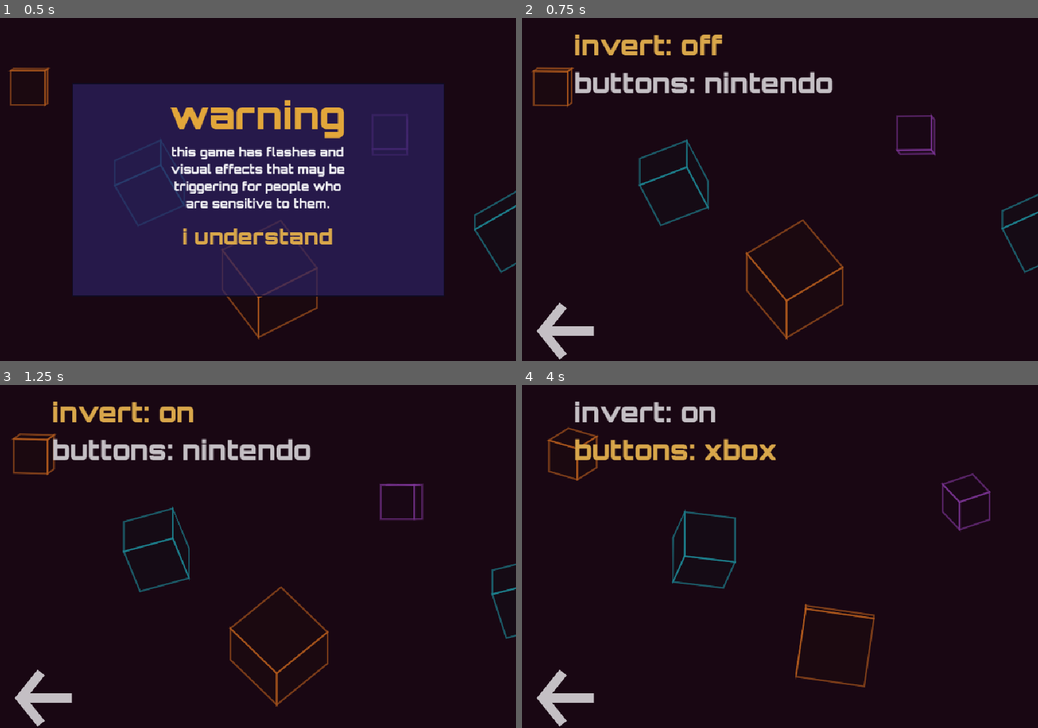
Above: before the commit, frames 1-4 (two rows, left to right).
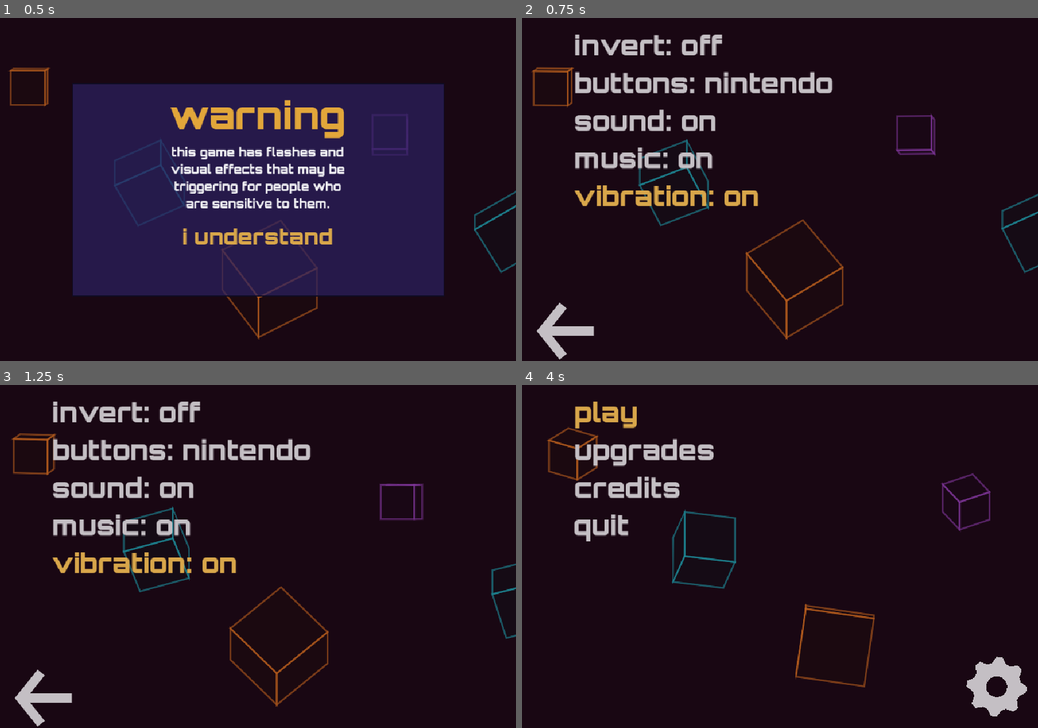
Above: after the commit, the same moments.

Repository: nhermosilla14/xpeedy
Game: Godot game, scene res://src/main.tscn
The game is run twice, just before and just after one commit, with the same random seed, the same clock (stepped at 60 frames per second) and the same inputs. Sound files missing from this copy of the repository are replaced by a short silence.
Inputs (mouse positions are in pixels of both pictures, inside the frame that each line leads up to):
- Up to frame 1 (0.5 s): no input
- Up to frame 2 (0.75 s): tap Enter (ui_accept) at 0.5 s; hold Up (ui_up) from 0.53 s (still down); tap Space (fire) at 0.6 s; click (780, 189) at 0.67 s
- Up to frame 3 (1.25 s): keep holding Up (ui_up); tap Enter (ui_accept) at 0.77 s; tap E (phase) at 0.8 s
- Up to frame 4 (4 s): tap E (phase) at 1.35, 3.05, 3.6 s; click (780, 556) at 1.42 s; tap Enter (ui_accept) at 1.52, 3.02, 3.77 s; tap W (torpedo) at 1.55, 2.1, 3.8 s; move the mouse to (625, 505) at 2.02 s; release Up (ui_up) at 2.03 s; hold Left (steer_left) 2.03-3.53 s; tap Space (fire) at 2.3, 2.85 s; move the mouse to (805, 556) at 2.77 s; click (805, 556) at 2.92 s; move the mouse to (702, 470) at 3.52 s; hold Down (ui_down) from 3.53 s (still down)

Frame 1 is identical in both runs. In frame 2, 3.5% of the frame differs, in the area x 10-46%, y 4-55%; in frame 3, 3.6%; in frame 4, 5.4%, in the area x 2-98%, y 4-100%.

Commit message:
Slices 0042-0044: generated sound effects and music, sound player, settings for sound, music and vibration (intent 0011 done)

Diff:
--- a/src/core/settings.gd
+++ b/src/core/settings.gd
@@ -10,6 +10,10 @@
 var layout := InputLayout.NINTENDO
 ## The photosensitivity warning was shown and accepted (it appears once, on the first launch).
 var warning_seen := false
+## Sound effects, music and vibration (ADR 0031).
+var sound := true
+var music := true
+var vibration := true
 
 var _path: String
 
@@ -21,10 +25,19 @@
 		return
 	var value: Variant = file.get_value(SECTION, "invert", false)
 	invert = value if value is bool else false
+	sound = _flag(file, "audio", "sound")
+	music = _flag(file, "audio", "music")
+	vibration = _flag(file, "haptics", "vibration")
 	var seen: Variant = file.get_value("flags", "warning_seen", false)
 	warning_seen = seen if seen is bool else false
 	var layout_value: Variant = file.get_value("input", "layout", InputLayout.NINTENDO)
 	layout = layout_value if layout_value is String and InputLayout.is_valid(layout_value) else InputLayout.NINTENDO
+
+
+## A boolean setting that defaults to on and ignores values of the wrong type.
+static func _flag(file: ConfigFile, section: String, key: String) -> bool:
+	var value: Variant = file.get_value(section, key, true)
+	return value if value is bool else true
 
 
 func save() -> void:
@@ -32,4 +45,7 @@
 	file.set_value(SECTION, "invert", invert)
 	file.set_value("input", "layout", layout)
 	file.set_value("flags", "warning_seen", warning_seen)
+	file.set_value("audio", "sound", sound)
+	file.set_value("audio", "music", music)
+	file.set_value("haptics", "vibration", vibration)
 	file.save(_path)
--- /dev/null
+++ b/src/core/sound_map.gd
@@ -0,0 +1,45 @@
+class_name SoundMap
+extends RefCounted
+## Which sound and vibration go with each run event (doc 15, ADR 0031). The menu click and the start lights'
+## beeps are played by `main.gd` directly.
+
+const NONE := {}
+
+
+## `{"sound": String, "vibrate": int ms}` for an event, or an empty dictionary when it makes no sound.
+## `bonus` is the bonus of a BONUS_FIRED event (Quake has its own QUAKE event).
+static func for_event(kind: int, bonus := 0) -> Dictionary:
+	match kind:
+		RunEvent.Kind.SHIELD_PICKUP:
+			return {"sound": "shieldup", "vibrate": 100}
+		RunEvent.Kind.OBSTACLE_SMASHED:
+			return {"sound": "breakobs", "vibrate": 50}
+		RunEvent.Kind.TORPEDO_HIT:
+			return {"sound": "breakobs", "vibrate": 0}
+		RunEvent.Kind.ZONE_WARNING:
+			return {"sound": "warning", "vibrate": 50}
+		RunEvent.Kind.BONUS_PICKUP:
+			return {"sound": "charge", "vibrate": 200}
+		RunEvent.Kind.BONUS_FIRED:
+			if bonus == SurvivalRun.Bonus.QUAKE:
+				return NONE
+			return {"sound": "phase", "vibrate": 0}
+		RunEvent.Kind.QUAKE:
+			return {"sound": "shockwave", "vibrate": 300}
+		RunEvent.Kind.PLASMA_TOUCHED:
+			return {"sound": "powerdown", "vibrate": 100}
+		RunEvent.Kind.TORPEDO_FIRED:
+			return {"sound": "torpedo", "vibrate": 50}
+		RunEvent.Kind.RECHARGED:
+			return {"sound": "shieldup", "vibrate": 150}
+		RunEvent.Kind.PHASE_STARTED:
+			return {"sound": "phase", "vibrate": 150}
+		RunEvent.Kind.CRASH:
+			return {"sound": "crash", "vibrate": 500}
+		RunEvent.Kind.RACE_FINISHED:
+			return {"sound": "finish", "vibrate": 0}
+		RunEvent.Kind.RACE_STARTED:
+			return {"sound": "start", "vibrate": 0}
+		RunEvent.Kind.CONTINUED:
+			return {"sound": "shockwave", "vibrate": 300}
+	return NONE
--- a/src/main.gd
+++ b/src/main.gd
@@ -49,11 +49,13 @@
 ## Credits paid by the run that just ended, for the panel.
 var _reward := 0
 var _keep_asked := false
+var _light_started := [false, false, false]
 
 @onready var _tunnel: TunnelView = $Tunnel
 @onready var _obstacles: ObstacleView = $Obstacles
 @onready var _explosions: ExplosionView = $Explosions
 @onready var _torpedoes: TorpedoView = $Torpedoes
+@onready var _sound: SoundPlayer = $Sound
 @onready var _camera: ShipCamera = $Camera
 @onready var _fps: Label = $Hud/Fps
 @onready var _lights: StartLights = $Hud/Lights
@@ -89,6 +91,10 @@
 	_screen.chosen.connect(_on_choice)
 	_frame_stats.extra = _state_text
 	_menu.settings = _settings
+	_menu.clicked.connect(_sound.play.bind("click"))
+	_menu.settings_changed.connect(_apply_audio_settings)
+	_apply_audio_settings()
+	_sound.start_music()
 	_menu.progress = _progress
 	_menu.economy = _economy
 	_menu.race_requested.connect(func(s: int) -> void: start_race(s, _progress.next_race(s)))
@@ -106,6 +112,10 @@
 		start_race(options.race.get_slice("-", 0).to_int(), options.race.get_slice("-", 1).to_int())
 	else:
 		start_run(_new_seed())
+
+
+func _apply_audio_settings() -> void:
+	_sound.set_options(_settings.sound, _settings.music, _settings.vibration)
 
 
 func _new_seed() -> int:
@@ -182,6 +192,7 @@
 	_paused = false
 	_over_shown = false
 	_keep_asked = false
+	_light_started = [false, false, false]
 	_reward = 0
 	_finish_wait = 0.0
 	_restart_wait = 0.0
@@ -327,6 +338,7 @@
 
 
 func _on_choice(index: int) -> void:
+	_sound.play("click")
 	if _paused:
 		match index:
 			0:
@@ -382,6 +394,10 @@
 ## Feedback for what happened this tick (ADR 0010).
 func _show_events() -> void:
 	for event in _run.take_events():
+		var cue := SoundMap.for_event(event.kind, event.bonus)
+		if not cue.is_empty():
+			_sound.play(cue["sound"])
+			_sound.vibrate(cue["vibrate"])
 		match event.kind:
 			RunEvent.Kind.SHIELD_PICKUP:
 				_flash.flash(Color(1.0, 0.7, 0.2), 0.75, 0.3)
@@ -518,6 +534,10 @@
 	_trail_texture.refresh(_run.trails)
 	_status.update(_run)
 	_lights.update(_run)
+	for i in 3:
+		if not _light_started[i] and _lights.progress[i] >= 0.0:
+			_light_started[i] = true
+			_sound.play("beep")
 	_tint.visible = _run.dilation_left > 0.0
 	_race_label.visible = stage > 0 and _run.phase == SurvivalRun.Phase.STARTING
 	_race_label.text = "stage %02d / run %02d" % [stage, race]
--- a/src/main.tscn
+++ b/src/main.tscn
@@ -12,6 +12,7 @@
 [ext_resource type="Script" path="res://src/view/screen_panel.gd" id="10"]
 [ext_resource type="Script" path="res://src/view/menu_controller.gd" id="11"]
 [ext_resource type="Script" path="res://src/view/torpedo_view.gd" id="12"]
+[ext_resource type="Script" path="res://src/view/sound_player.gd" id="13"]
 
 [node name="Main" type="Node3D"]
 process_mode = 3
@@ -135,5 +136,8 @@
 mouse_filter = 2
 script = ExtResource("11")
 
+[node name="Sound" type="Node" parent="."]
+script = ExtResource("13")
+
 [node name="FrameStats" type="Node" parent="."]
 script = ExtResource("4")
--- a/src/view/menu_controller.gd
+++ b/src/view/menu_controller.gd
@@ -6,6 +6,9 @@
 
 signal play_requested(difficulty: String)
 signal quit_requested
+## The player pressed a menu item (for the click sound), and a setting changed (the owner applies it).
+signal clicked
+signal settings_changed
 ## A stage was chosen (it starts its next unfinished race), or its restart was confirmed.
 signal race_requested(stage: int)
 signal restart_stage_requested(stage: int)
@@ -91,6 +94,7 @@
 ## Goes up one level; does nothing on the main page.
 func back() -> void:
 	if _stack.size() > 1:
+		clicked.emit()
 		_stack.pop_back()
 		_show_top()
 
@@ -182,15 +186,24 @@
 		Page.SETTINGS:
 			items.append({"text": "invert: %s" % ("on" if settings.invert else "off")})
 			items.append({"text": "buttons: %s" % settings.layout})
+			items.append({"text": "sound: %s" % _on_off(settings.sound)})
+			items.append({"text": "music: %s" % _on_off(settings.music)})
+			items.append({"text": "vibration: %s" % _on_off(settings.vibration)})
 			_screen.show_items(items, true, false, selected_item)
 
 
 func _open_settings() -> void:
+	clicked.emit()
 	_stack.append(Page.SETTINGS)
 	_show_top()
 
 
+static func _on_off(value: bool) -> String:
+	return "on" if value else "off"
+
+
 func _on_activated(index: int) -> void:
+	clicked.emit()
 	match _stack.back():
 		Page.MAIN:
 			if _main_items[index] == "play":
@@ -228,10 +241,18 @@
 			else:
 				back()
 		Page.SETTINGS:
-			if index == 0:
-				settings.invert = not settings.invert
-			else:
-				settings.layout = InputLayout.XBOX if settings.layout == InputLayout.NINTENDO else InputLayout.NINTENDO
-				InputLayout.apply(settings.layout)
+			match index:
+				0:
+					settings.invert = not settings.invert
+				1:
+					settings.layout = InputLayout.XBOX if settings.layout == InputLayout.NINTENDO else InputLayout.NINTENDO
+					InputLayout.apply(settings.layout)
+				2:
+					settings.sound = not settings.sound
+				3:
+					settings.music = not settings.music
+				_:
+					settings.vibration = not settings.vibration
 			settings.save()
+			settings_changed.emit()
 			_show_top(index)
--- /dev/null
+++ b/src/view/sound_player.gd
@@ -0,0 +1,106 @@
+class_name SoundPlayer
+extends Node
+## Plays the effects and the music, and vibrates (ADR 0031). Each of the three can be switched off; a player
+## that is off does nothing. `played` and `vibrations` record what was asked, for tests.
+
+const NAMES := ["click", "beep", "start", "shieldup", "breakobs", "warning", "charge", "shockwave", "powerdown",
+	"torpedo", "crash", "finish", "phase"]
+## Effect volumes in dB (doc 15 mixes at 0.5 to 1.0).
+const VOLUMES := {"click": -6.0, "beep": -4.0, "start": -2.0, "shieldup": -3.0, "breakobs": -2.0, "warning": -4.0,
+	"charge": -3.0, "shockwave": 0.0, "powerdown": -2.0, "torpedo": -3.0, "crash": 0.0, "finish": -2.0, "phase": -4.0}
+const MUSIC_DB := -9.0
+const POOL := 8
+const RECORD_LIMIT := 64
+
+var sound_enabled := true
+var music_enabled := true
+var vibration_enabled := true
+var played: Array[String] = []
+var vibrations: Array[int] = []
+
+var _streams := {}
+var _voices: Array[AudioStreamPlayer] = []
+var _music := AudioStreamPlayer.new()
+## Headless runs (the tests) record what would play but make no sound: playbacks still alive at exit are
+## reported as leaked resources.
+var _silent := DisplayServer.get_name() == "headless"
+var _music_on := false
+
+
+func _ready() -> void:
+	for name in NAMES:
+		_streams[name] = load("res://assets/audio/%s.wav" % name)
+	for i in POOL:
+		var voice := AudioStreamPlayer.new()
+		add_child(voice)
+		_voices.append(voice)
+	var loop: AudioStreamWAV = (load("res://assets/audio/music.wav") as AudioStreamWAV).duplicate()
+	loop.loop_mode = AudioStreamWAV.LOOP_FORWARD
+	loop.loop_begin = 0
+	# Imported WAVs may be compressed (QOA), so the end is measured in samples from the length.
+	loop.loop_end = int(round(loop.get_length() * loop.mix_rate))
+	_music.stream = loop
+	_music.volume_db = MUSIC_DB
+	add_child(_music)
+
+
+## Lets go of the streams so no resource outlives the player (headless runs report them at exit).
+func _exit_tree() -> void:
+	for voice in _voices:
+		voice.stop()
+		voice.stream = null
+	_music.stop()
+	_music.stream = null
+	_streams.clear()
+
+
+func set_options(sound: bool, music: bool, vibration: bool) -> void:
+	sound_enabled = sound
+	music_enabled = music
+	vibration_enabled = vibration
+	_apply_music()
+
+
+## Starts the soundtrack (if the music is on); it loops until the music is switched off.
+func start_music() -> void:
+	_apply_music()
+
+
+func is_music_playing() -> bool:
+	return _music_on
+
+
+func _apply_music() -> void:
+	if music_enabled and not _music_on:
+		_music_on = true
+		if not _silent:
+			_music.play()
+	elif not music_enabled and _music_on:
+		_music_on = false
+		_music.stop()
+
+
+func play(name: String) -> void:
+	if not sound_enabled or not _streams.has(name):
+		return
+	played.append(name)
+	if played.size() > RECORD_LIMIT:
+		played.pop_front()
+	if _silent:
+		return
+	for voice in _voices:
+		if not voice.playing:
+			voice.stream = _streams[name]
+			voice.volume_db = VOLUMES.get(name, 0.0)
+			voice.play()
+			return
+
+
+## Vibrates for `ms` milliseconds where the device can (Android); a no-op elsewhere.
+func vibrate(ms: int) -> void:
+	if not vibration_enabled or ms <= 0:
+		return
+	vibrations.append(ms)
+	if vibrations.size() > RECORD_LIMIT:
+		vibrations.pop_front()
+	Input.vibrate_handheld(ms)
--- /dev/null
+++ b/tests/e2e_sound.gd
@@ -0,0 +1,100 @@
+extends SceneTree
+## End-to-end check for slices 0043 and 0044 through the real scene: the music is on, the start lights beep and
+## racing starts with its sound, pick-ups, a smash, a crash and a finish play their sounds, the panel and menu
+## choices click, and with sound off a run records nothing.
+
+enum Phase { START, EVENTS, CHOICE, MUTED, DONE }
+
+var _main: Node
+var _phase := Phase.START
+var _ticks := 0
+var _errors: PackedStringArray = []
+
+
+func _initialize() -> void:
+	_main = load("res://src/main.tscn").instantiate()
+	_main.set("options", LaunchOptions.parse(PackedStringArray([])))
+	_main.set("start_in_menu", false)
+	_main.set("obstacles_enabled", false)
+	_main.set("show_warning", false)
+	root.add_child(_main)
+	_main.set("_settings", Settings.new("user://e2e_sound_settings.cfg"))
+	_main.set("_economy", Economy.new("user://e2e_sound_economy.cfg"))
+	_main.set("_progress", StageProgress.new("user://e2e_sound_stages.cfg"))
+
+
+func _physics_process(_delta: float) -> bool:
+	_ticks += 1
+	var sound: SoundPlayer = _main.get_node("Sound")
+	var run: SurvivalRun = _main.get("_run")
+	match _phase:
+		Phase.START:
+			if _ticks == 2:
+				if not sound.is_music_playing():
+					_errors.append("the music is not playing")
+				_main.call("start_run", 5)
+				_phase = Phase.EVENTS
+				_ticks = 0
+		Phase.EVENTS:
+			if _ticks == 300:
+				var beeps := sound.played.count("beep")
+				if beeps != 3 or not sound.played.has("start"):
+					_errors.append("start sequence sounds wrong: %s" % [sound.played])
+				run = _main.get("_run")
+				run.spots.add(Spot.make(int(run.track.segment) + 4, 7))
+				run.obstacles.add(Obstacle.make(int(run.track.segment) + 12, 7, Obstacle.Kind.CUBE, 0))
+				run.shields.add()
+				run.shields.add()
+				run.track.p = 1.0 - 7.5 / 8.0
+			if _ticks == 420:
+				if not sound.played.has("shieldup") or not sound.played.has("breakobs"):
+					_errors.append("pick-up and smash sounds missing: %s" % [sound.played])
+				if sound.vibrations.is_empty():
+					_errors.append("no vibration was asked for")
+				run.shields.count = 0
+				run.obstacles.add(Obstacle.make(int(run.track.segment) + 4, 7, Obstacle.Kind.CUBE, 1))
+			if _ticks == 520:
+				if not sound.played.has("crash"):
+					_errors.append("no crash sound")
+				_phase = Phase.CHOICE
+				_ticks = 0
+		Phase.CHOICE:
+			if _ticks == 1:
+				sound.played.clear()
+				_main.call("_on_choice", 0)
+			if _ticks == 3:
+				if not sound.played.has("click"):
+					_errors.append("a panel choice did not click")
+				(_main.get("_settings") as Settings).sound = false
+				_main.call("_apply_audio_settings")
+				sound.played.clear()
+				_main.call("start_run", 6)
+				_phase = Phase.MUTED
+				_ticks = 0
+		Phase.MUTED:
+			if _ticks == 300:
+				var muted: SurvivalRun = _main.get("_run")
+				muted.track.crash("obstacle")
+				muted.take_events()
+				_main.call("_show_events")
+			if _ticks == 320:
+				if not sound.played.is_empty():
+					_errors.append("sounds were recorded with sound off: %s" % [sound.played])
+				return _finish()
+	if _ticks > 800:
+		_errors.append("timed out in phase %s" % Phase.keys()[_phase])
+		return _finish()
+	return false
+
+
+func _finish() -> bool:
+	for name in ["settings", "economy", "stages"]:
+		DirAccess.remove_absolute(ProjectSettings.globalize_path("user://e2e_sound_%s.cfg" % name))
+	if _errors.is_empty():
+		print("  ok    e2e sound (music, start lights, pick-up, smash, crash, clicks, muted)")
+		quit(0)
+	else:
+		for e in _errors:
+			print("  FAIL  e2e sound: %s" % e)
+		quit(1)
+	return true
--- a/tests/unit/test_settings.gd
+++ b/tests/unit/test_settings.gd
@@ -39,9 +39,9 @@
 	menu.settings = Settings.new(PATH)
 	menu._ready()
 	menu.open(MenuController.Page.SETTINGS)
-	check_eq(menu.page_item_texts(), ["invert: off", "buttons: nintendo"] as Array[String])
+	check_eq(menu.page_item_texts(), ["invert: off", "buttons: nintendo", "sound: on", "music: on", "vibration: on"] as Array[String])
 	menu.activate()
-	check_eq(menu.page_item_texts(), ["invert: on", "buttons: nintendo"] as Array[String])
+	check_eq(menu.page_item_texts(), ["invert: on", "buttons: nintendo", "sound: on", "music: on", "vibration: on"] as Array[String])
 	check(Settings.new(PATH).invert, "saved")
 	menu.back()
 	check_eq(menu.current_page(), MenuController.Page.MAIN)
--- /dev/null
+++ b/tests/unit/test_sound.gd
@@ -0,0 +1,148 @@
+extends TestCase
+
+const PATH := "user://test_sound_settings.cfg"
+
+
+func _clean() -> void:
+	DirAccess.remove_absolute(ProjectSettings.globalize_path(PATH))
+
+
+func test_every_sound_asset_loads_as_a_short_mono_16_bit_stream() -> void:
+	for name in SoundPlayer.NAMES:
+		var stream := load("res://assets/audio/%s.wav" % name) as AudioStreamWAV
+		check(stream != null, "%s loads" % name)
+		check(not stream.stereo, "%s is mono" % name)
+		var seconds := stream.get_length()
+		check(seconds > 0.03 and seconds < 1.0, "%s lasts %.2f s" % [name, seconds])
+		check(not (SoundPlayer.VOLUMES.get(name, 99.0) > 0.0), "%s volume in range" % name)
+
+
+func test_the_music_is_a_long_loop() -> void:
+	var stream := load("res://assets/audio/music.wav") as AudioStreamWAV
+	check(stream.get_length() > 8.0 and stream.get_length() < 40.0, "a loop of %.1f s" % stream.get_length())
+	var player := SoundPlayer.new()
+	player._ready()
+	var loop := player._music.stream as AudioStreamWAV
+	check_eq(loop.loop_mode, AudioStreamWAV.LOOP_FORWARD)
+	check_eq(loop.loop_end, int(round(stream.get_length() * stream.mix_rate)))
+	check_eq(stream.mix_rate, 22050)
+	player.free()
+
+
+func test_each_event_of_doc_15_has_its_sound_and_vibration() -> void:
+	var expected := {
+		RunEvent.Kind.SHIELD_PICKUP: ["shieldup", 100],
+		RunEvent.Kind.OBSTACLE_SMASHED: ["breakobs", 50],
+		RunEvent.Kind.TORPEDO_HIT: ["breakobs", 0],
+		RunEvent.Kind.ZONE_WARNING: ["warning", 50],
+		RunEvent.Kind.BONUS_PICKUP: ["charge", 200],
+		RunEvent.Kind.QUAKE: ["shockwave", 300],
+		RunEvent.Kind.PLASMA_TOUCHED: ["powerdown", 100],
+		RunEvent.Kind.TORPEDO_FIRED: ["torpedo", 50],
+		RunEvent.Kind.RECHARGED: ["shieldup", 150],
+		RunEvent.Kind.PHASE_STARTED: ["phase", 150],
+		RunEvent.Kind.CRASH: ["crash", 500],
+		RunEvent.Kind.RACE_FINISHED: ["finish", 0],
+		RunEvent.Kind.RACE_STARTED: ["start", 0],
+	}
+	for kind in expected:
+		var cue := SoundMap.for_event(kind)
+		check_eq(cue.get("sound", ""), expected[kind][0], "sound of event %d" % kind)
+		check_eq(cue.get("vibrate", -1), expected[kind][1], "vibration of event %d" % kind)
+		check(SoundPlayer.NAMES.has(cue["sound"]), "%s exists" % cue["sound"])
+	check(SoundMap.for_event(RunEvent.Kind.ZONE_SECOND).is_empty(), "countdown seconds are silent")
+	check(SoundMap.for_event(RunEvent.Kind.BONUS_FIRED, SurvivalRun.Bonus.QUAKE).is_empty(), "a fired Quake has its own event")
+	check_eq(SoundMap.for_event(RunEvent.Kind.BONUS_FIRED, SurvivalRun.Bonus.TIME_DILATION)["sound"], "phase")
+
+
+func test_the_player_records_sounds_only_when_sound_is_on() -> void:
+	var player := SoundPlayer.new()
+	player._ready()
+	player.play("click")
+	check_eq(player.played, ["click"] as Array[String])
+	player.set_options(false, true, true)
+	player.play("crash")
+	check_eq(player.played.size(), 1, "off: nothing is played")
+	player.set_options(true, true, true)
+	player.play("nope")
+	check_eq(player.played.size(), 1, "an unknown sound is ignored")
+	player.free()
+
+
+func test_the_music_follows_its_option() -> void:
+	var player := SoundPlayer.new()
+	player._ready()
+	player.start_music()
+	check(player.is_music_playing(), "playing")
+	player.set_options(true, false, true)
+	check(not player.is_music_playing(), "stopped when off")
+	player.set_options(true, true, true)
+	check(player.is_music_playing(), "back on")
+	player.set_options(true, false, true)
+	player.start_music()
+	check(not player.is_music_playing(), "start does nothing while off")
+	player.free()
+
+
+func test_vibration_follows_its_option() -> void:
+	var player := SoundPlayer.new()
+	player._ready()
+	player.vibrate(100)
+	player.vibrate(0)
+	check_eq(player.vibrations, [100] as Array[int])
+	player.set_options(true, true, false)
+	player.vibrate(500)
+	check_eq(player.vibrations.size(), 1)
+	player.free()
+
+
+func test_audio_settings_default_to_on_are_saved_and_ignore_bad_values() -> void:
+	_clean()
+	var settings := Settings.new(PATH)
+	check(settings.sound and settings.music and settings.vibration, "all on by default")
+	settings.sound = false
+	settings.vibration = false
+	settings.save()
+	var again := Settings.new(PATH)
+	check(not again.sound and again.music and not again.vibration, "saved")
+	var file := FileAccess.open(PATH, FileAccess.WRITE)
+	file.store_string("[audio]\nsound=\"loud\"\nmusic=false\n")
+	file.close()
+	var bad := Settings.new(PATH)
+	check(bad.sound, "a wrongly typed value counts as on")
+	check(not bad.music, "a valid value is kept")
+	_clean()
+
+
+func test_the_settings_page_switches_audio_and_tells_the_owner() -> void:
+	_clean()
+	var menu := MenuController.new()
+	menu.settings = Settings.new(PATH)
+	menu._ready()
+	var changes := []
+	menu.settings_changed.connect(func() -> void: changes.append(1))
+	menu.open(MenuController.Page.SETTINGS)
+	for index in [2, 3, 4]:
+		menu.move(index - menu.selected_index())
+		menu.activate()
+	check_eq(menu.page_item_texts().slice(2), ["sound: off", "music: off", "vibration: off"] as Array[String])
+	check_eq(changes.size(), 3)
+	var saved := Settings.new(PATH)
+	check(not saved.sound and not saved.music and not saved.vibration, "saved")
+	menu.free()
+	_clean()
+
+
+func test_menu_activation_asks_for_a_click() -> void:
+	var menu := MenuController.new()
+	menu.settings = Settings.new(PATH)
+	menu._ready()
+	var clicks := []
+	menu.clicked.connect(func() -> void: clicks.append(1))
+	menu.open(MenuController.Page.MAIN)
+	menu.activate()
+	check_eq(clicks.size(), 1)
+	menu.back()
+	check_eq(clicks.size(), 2)
+	menu.free()
+	_clean()
Not shown, added: src/core/sound_map.gd.uid
Not shown: 1 places in src/main.tscn that only renumber resources
Not shown, added: src/view/sound_player.gd.uid
Not shown, added: tests/e2e_sound.gd.uid
Not shown, added: tests/unit/test_sound.gd.uid
Not shown, added: assets/audio/beep.wav
Not shown, added: assets/audio/breakobs.wav
Not shown, added: assets/audio/charge.wav
Not shown, added: assets/audio/click.wav
Not shown, added: assets/audio/crash.wav
Not shown, added: assets/audio/finish.wav
Not shown, added: assets/audio/music.wav
(and 12 more such lines)
